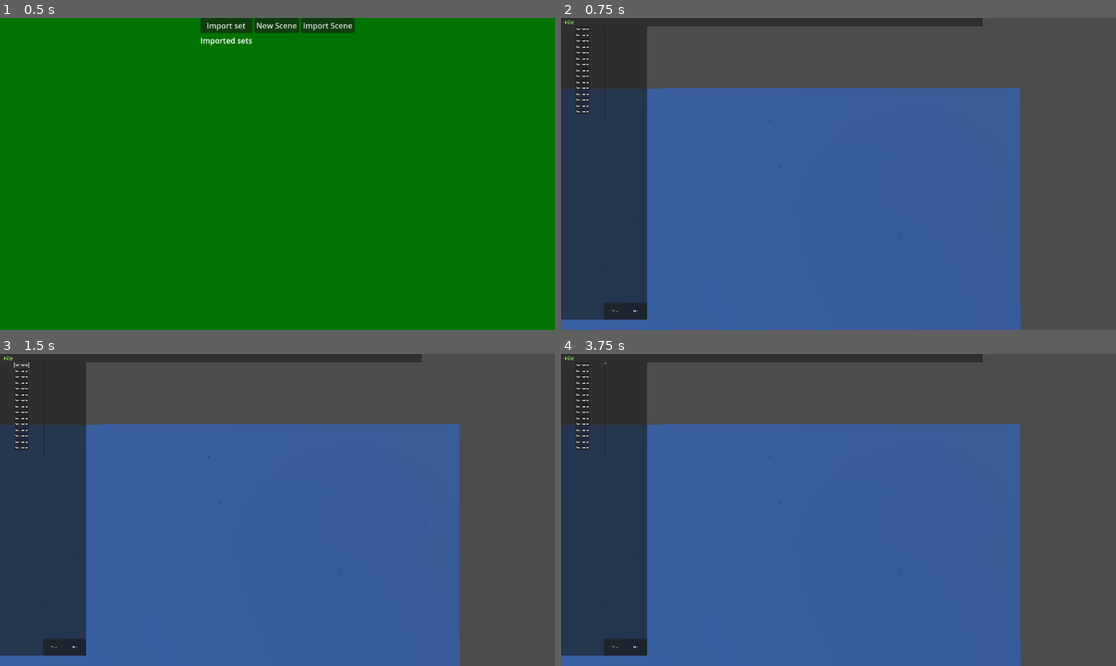
Above: before the commit, frames 1-4 (two rows, left to right).
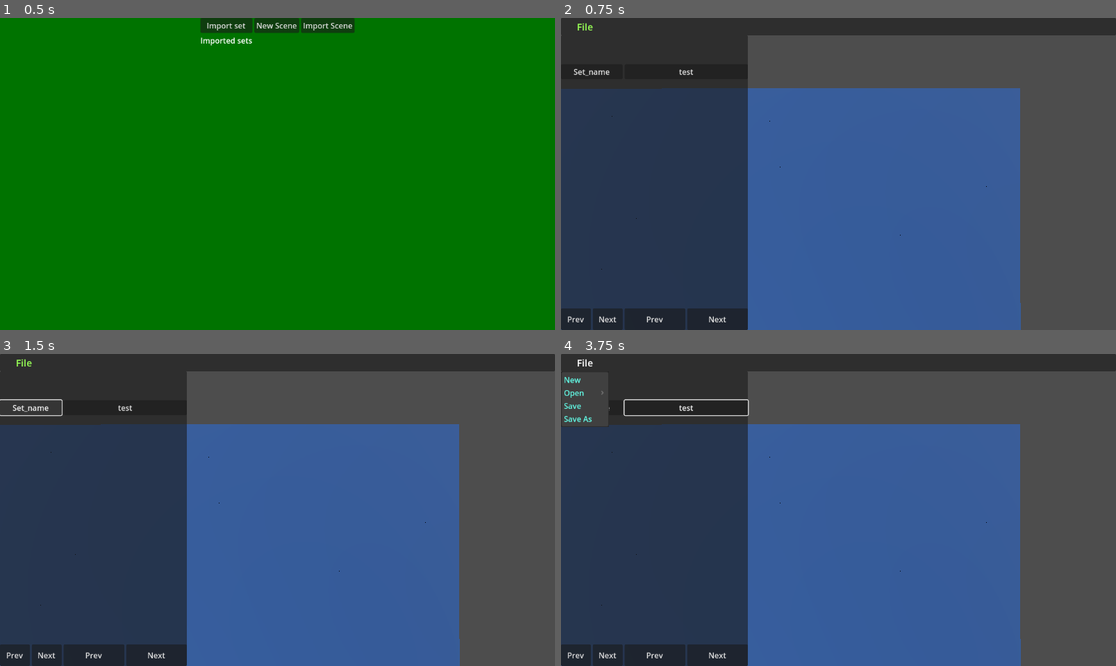
Above: after the commit, the same moments.

Repository: niel/DungeonPlanner
Game: Godot game, scene res://Scenes/UI/MainMenu/MainMenu.tscn
Two runs of this game, one before a commit and one after it. Both use one fixed random seed, a clock stepped at 60 frames per second and the inputs below.
Inputs (mouse positions are in pixels of both pictures, inside the frame that each line leads up to):
- Up to frame 1 (0.5 s): no input
- Up to frame 2 (0.75 s): click "New Scene" at 0.5 s
- Up to frame 3 (1.5 s): click "Set_name" at 1.25 s
- Up to frame 4 (3.75 s): click (577, 656) at 2 s, where only the run after the commit has a clickable "Prev"; click (688, 407) at 2.75 s, where only the run after the commit has a clickable "test"; click (605, 363) at 3.52 s

Frame 1 is identical in both runs. In frame 2, 22% of the frame differs, in the area x 0-100%, y 0-100%; in frame 3, 22%; in frame 4, 22%.
Error in both runs: Out of bounds get index '0' (on base: 'Array') (res://Scripts/UI/PlannerUI.gd:34)

Commit message:
Redo scene planner UI

Diff:
--- a/Scenes/PlannerScene.tscn
+++ b/Scenes/PlannerScene.tscn
@@ -29,12 +29,10 @@
 size = 65.0
 
 [node name="CanvasLayer" type="CanvasLayer" parent="."]
-scale = Vector2(0.37, 0.37)
-transform = Transform2D(0.37, 0, 0, 0.37, 0, 0)
 follow_viewport_enabled = true
 
 [node name="PlannerUI" parent="CanvasLayer" instance=ExtResource("6_3i8v2")]
-mouse_filter = 1
+unique_name_in_owner = true
 
 [connection signal="rotate_left" from="InputListener" to="Board" method="on_context_updated"]
 [connection signal="rotate_right" from="InputListener" to="Board" method="on_context_updated"]
--- a/Scenes/UI/PlannerUI.tscn
+++ b/Scenes/UI/PlannerUI.tscn
@@ -7,39 +7,33 @@
 [ext_resource type="Script" uid="uid://bg6kv52sn6wvy" path="res://Scripts/UI/FileButton.gd" id="3_cr31u"]
 [ext_resource type="PackedScene" uid="uid://cwjg548hsv7kc" path="res://Scenes/UI/SaveAsDialog.tscn" id="4_v7e5h"]
 
-[node name="PlannerUI" type="Control"]
-layout_mode = 3
-anchor_right = 0.333
-anchor_bottom = 2.745
-offset_right = 2116.38
-offset_bottom = 1.24011
+[node name="PlannerUI" type="VBoxContainer"]
+anchors_preset = 15
+anchor_right = 1.0
+anchor_bottom = 1.0
 grow_horizontal = 2
 grow_vertical = 2
+theme_override_constants/separation = 0
 script = ExtResource("1_wubfe")
 
 [node name="Top" type="MarginContainer" parent="."]
-layout_mode = 0
-offset_right = 2500.0
-offset_bottom = 50.0
+layout_mode = 2
+size_flags_vertical = 0
 
 [node name="Panel" type="Panel" parent="Top"]
 layout_mode = 2
 
 [node name="MenuBar" type="MenuBar" parent="Top"]
+custom_minimum_size = Vector2(0, 36)
 layout_mode = 2
+size_flags_vertical = 0
 theme = ExtResource("2_ock22")
 
 [node name="FileButton" type="MenuButton" parent="Top/MenuBar"]
-custom_minimum_size = Vector2(100, 0)
-layout_mode = 1
-anchors_preset = 4
-anchor_top = 0.5
-anchor_bottom = 0.5
-offset_top = -16.0
-offset_right = 50.0
-offset_bottom = 16.0
-grow_vertical = 2
-theme_override_font_sizes/font_size = 32
+layout_mode = 0
+offset_right = 100.0
+offset_bottom = 36.0
+theme_override_font_sizes/font_size = 20
 text = "File"
 text_overrun_behavior = 3
 script = ExtResource("3_cr31u")
@@ -48,55 +42,22 @@
 visible = false
 
 [node name="Left" type="MarginContainer" parent="."]
-layout_mode = 0
-offset_top = 50.0
-offset_right = 512.0
-offset_bottom = 1789.0
+layout_mode = 2
+size_flags_horizontal = 0
+size_flags_vertical = 3
 metadata/_edit_use_anchors_ = true
 
 [node name="Background" type="Panel" parent="Left"]
-custom_minimum_size = Vector2(256, 0)
 layout_mode = 2
 
-[node name="HSplitContainer" type="HSplitContainer" parent="Left"]
+[node name="HSplitContainer" type="HBoxContainer" parent="Left"]
 layout_mode = 2
-split_offset = 256
-dragger_visibility = 2
+size_flags_horizontal = 0
 
-[node name="LeftColumn" type="VSplitContainer" parent="Left/HSplitContainer"]
-layout_mode = 2
-dragger_visibility = 2
-
-[node name="SetSelectorControl" parent="Left/HSplitContainer/LeftColumn" instance=ExtResource("3_51qet")]
+[node name="SetSelectorControl" parent="Left/HSplitContainer" instance=ExtResource("3_51qet")]
+unique_name_in_owner = true
 layout_mode = 2
 
-[node name="TileSelectorContainer" type="VSplitContainer" parent="Left/HSplitContainer"]
+[node name="TileSelectorControl" parent="Left/HSplitContainer" instance=ExtResource("1_p3h20")]
+unique_name_in_owner = true
 layout_mode = 2
-split_offset = 1500
-collapsed = true
-dragger_visibility = 2
-metadata/_edit_use_anchors_ = true
-
-[node name="TileSelectorControl" parent="Left/HSplitContainer/TileSelectorContainer" instance=ExtResource("1_p3h20")]
-layout_mode = 2
-
-[node name="HSplitContainer" type="HSplitContainer" parent="Left/HSplitContainer/TileSelectorContainer"]
-layout_mode = 2
-split_offset = 128
-dragger_visibility = 2
-
-[node name="Previous" type="Button" parent="Left/HSplitContainer/TileSelectorContainer/HSplitContainer"]
-custom_minimum_size = Vector2(0, 100)
-layout_mode = 2
-text = "Prev"
-text_overrun_behavior = 3
-
-[node name="Next" type="Button" parent="Left/HSplitContainer/TileSelectorContainer/HSplitContainer"]
-custom_minimum_size = Vector2(0, 100)
-layout_mode = 2
-text = "Next
-"
-text_overrun_behavior = 3
-
-[connection signal="pressed" from="Left/HSplitContainer/TileSelectorContainer/HSplitContainer/Previous" to="." method="_on_previous_pressed"]
-[connection signal="pressed" from="Left/HSplitContainer/TileSelectorContainer/HSplitContainer/Next" to="." method="_on_next_pressed"]
--- a/Scenes/UI/SetSelector.tscn
+++ b/Scenes/UI/SetSelector.tscn
@@ -2,19 +2,35 @@
 
 [ext_resource type="Script" uid="uid://bhemn6kltg346" path="res://Scripts/UI/SetSelector.gd" id="1_v45t2"]
 
-[node name="SetSelectorControl" type="Control"]
-layout_mode = 3
-anchors_preset = 0
+[node name="SetSelectorControl" type="VBoxContainer"]
+custom_minimum_size = Vector2(128, 0)
 script = ExtResource("1_v45t2")
+margin = null
 
-[node name="SetSelector" type="MarginContainer" parent="."]
-layout_mode = 1
-anchors_preset = 15
-anchor_right = 1.0
-anchor_bottom = 1.0
-grow_horizontal = 2
-grow_vertical = 2
+[node name="Sets" type="VBoxContainer" parent="."]
+unique_name_in_owner = true
+layout_mode = 2
+size_flags_vertical = 3
 
-[node name="Sets" type="VBoxContainer" parent="SetSelector"]
+[node name="PageControl" type="HBoxContainer" parent="."]
 layout_mode = 2
-size_flags_horizontal = 4
+alignment = 1
+
+[node name="Previous" type="Button" parent="PageControl"]
+custom_minimum_size = Vector2(0, 45)
+layout_mode = 2
+size_flags_horizontal = 3
+text = "Prev"
+text_overrun_behavior = 3
+
+[node name="Next" type="Button" parent="PageControl"]
+custom_minimum_size = Vector2(0, 45)
+layout_mode = 2
+size_flags_horizontal = 3
+text = "Next
+"
+text_overrun_behavior = 3
+
+[connection signal="resized" from="Sets" to="." method="on_first_resize"]
+[connection signal="pressed" from="PageControl/Previous" to="." method="_on_previous_pressed"]
+[connection signal="pressed" from="PageControl/Next" to="." method="_on_next_pressed"]
--- a/Scenes/UI/Tile.tscn
+++ b/Scenes/UI/Tile.tscn
@@ -8,17 +8,18 @@
 anchor_top = 0.5
 anchor_right = 0.5
 anchor_bottom = 0.5
-offset_left = -132.0
-offset_top = -132.0
-offset_right = 132.0
-offset_bottom = 132.0
+offset_left = -576.0
+offset_top = -324.0
+offset_right = -568.0
+offset_bottom = -293.0
 grow_horizontal = 2
 grow_vertical = 2
 script = ExtResource("1_p3xo4")
 
 [node name="Button" type="Button" parent="."]
 layout_mode = 2
-size_flags_horizontal = 4
 size_flags_vertical = 4
+text = "test"
+text_overrun_behavior = 3
 
 [connection signal="pressed" from="Button" to="." method="_on_button_pressed"]
--- a/Scenes/UI/TileSelector.tscn
+++ b/Scenes/UI/TileSelector.tscn
@@ -2,26 +2,39 @@
 
 [ext_resource type="Script" uid="uid://uljxkrg4x2hn" path="res://Scripts/UI/TileSelector.gd" id="1_y6b30"]
 
-[node name="TileSelectorControl" type="Control"]
+[node name="TileSelectorControl" type="VBoxContainer"]
 custom_minimum_size = Vector2(256, 0)
-layout_mode = 3
-anchors_preset = 4
-anchor_top = 0.5
-anchor_bottom = 0.5
 offset_right = 256.0
-grow_vertical = 2
+offset_bottom = 49.0
 size_flags_horizontal = 3
 size_flags_vertical = 3
 script = ExtResource("1_y6b30")
 
-[node name="TileSelector" type="MarginContainer" parent="."]
-layout_mode = 1
-anchors_preset = 15
-anchor_right = 1.0
-anchor_bottom = 1.0
-grow_horizontal = 2
-grow_vertical = 2
+[node name="Tiles" type="VBoxContainer" parent="."]
+unique_name_in_owner = true
+layout_mode = 2
+size_flags_vertical = 3
+theme_override_constants/separation = 4
 
-[node name="Tiles" type="VBoxContainer" parent="TileSelector"]
+[node name="PageControl" type="HBoxContainer" parent="."]
 layout_mode = 2
-size_flags_horizontal = 0
+alignment = 1
+
+[node name="Previous" type="Button" parent="PageControl"]
+custom_minimum_size = Vector2(0, 45)
+layout_mode = 2
+size_flags_horizontal = 3
+text = "Prev"
+text_overrun_behavior = 3
+
+[node name="Next" type="Button" parent="PageControl"]
+custom_minimum_size = Vector2(0, 45)
+layout_mode = 2
+size_flags_horizontal = 3
+text = "Next
+"
+text_overrun_behavior = 3
+
+[connection signal="resized" from="Tiles" to="." method="on_first_resize"]
+[connection signal="pressed" from="PageControl/Previous" to="." method="go_to_previous_page"]
+[connection signal="pressed" from="PageControl/Next" to="." method="go_to_next_page"]
--- a/Scripts/PlanningScene.gd
+++ b/Scripts/PlanningScene.gd
@@ -1,12 +1,9 @@
 extends Node
-
-const UI_SCALE = 0.00054
 
 var saveManager: SaveManager = SaveManager.new()
 var viewport
 @onready var board = $Board
-@onready var uiCanvas = $CanvasLayer
-@onready var plannerUI = $CanvasLayer/PlannerUI
+@onready var plannerUI = $%PlannerUI
 @onready var inputListener = $InputListener
 
 func _ready():
@@ -20,12 +17,7 @@
   print(saveManager.sceneNames)
   plannerUI.set_save_names(saveManager.sceneNames)
   viewport = get_viewport()
-  viewport.size_changed.connect(resize_ui)
-  resize_ui()
-
-func resize_ui():
-  uiCanvas.transform.x = Vector2(viewport.size[1] * UI_SCALE, 0)
-  uiCanvas.transform.y = Vector2(0, viewport.size[1] * UI_SCALE)
+  viewport.size_changed.connect(on_viewport_resized)
 
 func new_scene():
   var newScene = SceneData.new()
@@ -41,3 +33,6 @@
   var sceneData = saveManager.load_scene_from_user(scene_name)
   SceneContext.set_current_scene(sceneData)
   board.load_scene(sceneData)
+
+func on_viewport_resized():
+  plannerUI.on_viewport_resized(viewport.size)
--- a/Scripts/UI/PlannerUI.gd
+++ b/Scripts/UI/PlannerUI.gd
@@ -1,4 +1,4 @@
-extends Node
+extends VBoxContainer
 
 class UIContext:
   var currentScene: String = ""
@@ -13,8 +13,8 @@
 var resources: TileResources
 var saveNames: Array[String] = []
 
-@onready var tileSelectorUI = $Left/HSplitContainer/TileSelectorContainer/TileSelectorControl
-@onready var setSelectorUI = $Left/HSplitContainer/LeftColumn/SetSelectorControl
+@onready var tileSelectorUI = $%TileSelectorControl
+@onready var setSelectorUI = $%SetSelectorControl
 @onready var menuBar = $Top/MenuBar
 
 @onready var fileButton = $Top/MenuBar/FileButton
@@ -47,12 +47,6 @@
 func show_save_as_dialog():
   saveAsDialog.visible = true
 
-func _on_previous_pressed():
-  tileSelectorUI.go_to_previous_page()
-
-func _on_next_pressed():
-  tileSelectorUI.go_to_next_page()
-
 func _on_file_new():
   context.currentScene = ""
   new_scene.emit()
@@ -72,3 +66,6 @@
   save_current_scene.emit(context.currentScene)
   saveNames.append(sceneName)
   fileButton.set_saves(saveNames)
+
+func on_viewport_resized(newSize: Vector2):
+    tileSelectorUI.on_viewport_resized(newSize)
--- a/Scripts/UI/SetSelector.gd
+++ b/Scripts/UI/SetSelector.gd
@@ -1,47 +1,112 @@
-extends Control
-
-class SetViewModel:
-  var index: int
-  var tileSet: DragonbiteTileSet
+extends VBoxContainer
 
 signal set_selected(set: DragonbiteTileSet)
 
 const setButtonScene = preload ("res://Scenes/UI/SetButton.tscn")
 const setCount = 15
 
+var currentPage: int = 0
+var numberOfSetButtons: int = 0
 var selectableSets: Array = []
 var setViewModels = []
-
-@onready var setContainer = $SetSelector/Sets
+var setContainer: VBoxContainer
+@export var margin: int = 81
 
 func _ready():
-  for i in range(setCount):
+  setContainer = $Sets
+  for i in range(numberOfSetButtons):
     var setVm = SetViewModel.new()
     setVm.index = i
-    setVm.tileSet = null
     setViewModels.append(setVm)
+    add_set_button(i)
 
-    var setButton = setButtonScene.instantiate()
-    setButton.index = i
-    setButton.set_button_pressed.connect(_on_button_pressed)
-    setContainer.add_child(setButton)
+func add_set_button(index: int):
+  var setButton = setButtonScene.instantiate()
+  setButton.index = index
+  setButton.set_button_pressed.connect(_on_button_pressed)
+  setContainer.add_child(setButton)
 
 func set_selectable_sets(sets: Array):
   selectableSets = sets
   update_view_models()
 
 func update_view_models():
-  for i in range(setCount):
+  # Add view models if necessary
+  if numberOfSetButtons > setViewModels.size():
+    for i in range(setViewModels.size(), numberOfSetButtons):
+      var setVm = SetViewModel.new()
+      setVm.index = i
+      setViewModels.append(setVm)
+  # Remove extra view models
+  if numberOfSetButtons < setViewModels.size():
+    setViewModels.resize(numberOfSetButtons)
+
+  if selectableSets.size() == 0:
+    for i in range(numberOfSetButtons - 1):
+      setViewModels[i].hidden = true
+    update_buttons()
+    return
+  for i in range(numberOfSetButtons):
     var setVm = setViewModels[i]
-    setVm.index = i
-    setVm.tileSet = selectableSets[i % selectableSets.size()]
+    var setIdx = i + (currentPage * numberOfSetButtons)
+    if setIdx >= selectableSets.size():
+      setVm.hidden = true
+      continue
+    setVm.hidden = false
+    setVm.tileSet = selectableSets[setIdx]
   update_buttons()
 
 func update_buttons():
-  for i in range(setCount):
-    var currentVm = setViewModels[i]
-    var setButton = setContainer.get_child(i)
-    setButton.set_text(currentVm.tileSet.name)
+  # Add/remove buttons if necessary
+  var difference = setContainer.get_child_count() - numberOfSetButtons
+  if difference < 0:
+    for i in range(setContainer.get_child_count(), numberOfSetButtons):
+      add_set_button(i)
+    difference = 0
+  elif difference > 0:
+    for i in range(setContainer.get_child_count() - 1, numberOfSetButtons - 1, -1):
+      setContainer.get_child(i).queue_free()
+
+  # Difference is set to 0 above so the array index doesn't go out of bounds
+  for i in range(setContainer.get_child_count() - difference):
+    setContainer.get_child(i).update_state(setViewModels[i])
 
 func _on_button_pressed(setIndex: int):
   set_selected.emit(setViewModels[setIndex].tileSet)
+
+func number_of_pages() -> int:
+  var pages: int = selectableSets.size() / numberOfSetButtons
+  if selectableSets.size() % numberOfSetButtons > 0:
+    return pages + 1
+  return pages
+
+func go_to_previous_page():
+  currentPage -= 1
+  if currentPage < 0:
+    currentPage = number_of_pages() - 1
+  update_view_models()
+
+func go_to_next_page():
+  currentPage += 1
+  if currentPage >= number_of_pages():
+    currentPage = 0
+  update_view_models()
+
+func on_first_resize():
+  calculate_number_of_tiles(setContainer.size.y)
+  update_view_models()
+  setContainer.resized.disconnect(on_first_resize)
+
+func on_viewport_resized(newSize: Vector2):
+  calculate_number_of_tiles(newSize.y - margin)
+  update_view_models()
+
+func calculate_number_of_tiles(targetSize: float = 0):
+  var baseSet = setButtonScene.instantiate()
+  print("Set size: ", baseSet.size, " separator size: ", setContainer.get_theme_constant("separation"), " Set container size: ", setContainer.size)
+  var newNumberOfSets = int((targetSize - baseSet.size.y) / (baseSet.size.y + setContainer.get_theme_constant("separation"))) + 1
+  print("Calculated number of sets: ", newNumberOfSets)
+  if newNumberOfSets != numberOfSetButtons:
+    numberOfSetButtons = newNumberOfSets
+    currentPage = 0
+    update_view_models()
--- a/Scripts/UI/SetSelectorButton.gd
+++ b/Scripts/UI/SetSelectorButton.gd
@@ -1,10 +1,18 @@
 extends MarginContainer
 
-var index = 0
 signal set_button_pressed(int)
 
-func set_text(newText: String):
-  $Button.text = newText
+var index = 0
+
+func update_state(setVm: SetViewModel):
+  if setVm.hidden:
+    $Button.visible = false
+  else:
+    $Button.visible = true
+    index = setVm.index
+    $Button.disabled = false
+    $Button.tooltip_text = setVm.tileSet.name
+    $Button.text = setVm.tileSet.name
 
 func _on_button_pressed():
   set_button_pressed.emit(index)
--- /dev/null
+++ b/Scripts/UI/SetViewModel.gd
@@ -0,0 +1,6 @@
+class_name SetViewModel
+extends RefCounted
+
+var index: int
+var tileSet: DragonbiteTileSet
+var hidden: bool = false
--- a/Scripts/UI/TileSelector.gd
+++ b/Scripts/UI/TileSelector.gd
@@ -1,37 +1,55 @@
-extends Control
+extends VBoxContainer
 
 signal tile_selected(tile: Tile)
 
 const tileUi = preload("res://Scenes/UI/Tile.tscn")
-const numberOfTiles = 47
 
+var currentPage: int = 0
+var numberOfTileButtons = 0
 var selectedSet: DragonbiteTileSet
-var currentPage: int = 0
+var tileContainer: VBoxContainer
 var tileViewModels = []
-
-@onready var tileContainer = $TileSelector/Tiles
+@export var margin: int = 81
 
 func _ready():
-  for i in range(numberOfTiles):
+  tileContainer = $%Tiles
+  print("Number of tile buttons: ", numberOfTileButtons)
+  for i in range(numberOfTileButtons):
     var tileVM = TileViewModel.new()
     tileVM.index = i
     tileViewModels.append(tileVM)
+    add_tile_button(i)
 
-    var tileButton = tileUi.instantiate()
-    tileButton.index = i
-    tileButton.tile_pressed.connect(_on_button_pressed)
-    tileContainer.add_child(tileButton)
+func add_tile_button(index: int):
+  var tileButton = tileUi.instantiate()
+  tileButton.index = index
+  tileButton.tile_pressed.connect(_on_button_pressed)
+  tileContainer.add_child(tileButton)
 
 func set_selected_set(tileSet: DragonbiteTileSet):
   selectedSet = tileSet
   currentPage = 0
   update_view_models()
-  update_buttons()
 
 func update_view_models():
-  for i in range(numberOfTiles):
+  # Add view models if necessary
+  if numberOfTileButtons > tileViewModels.size():
+    for i in range(tileViewModels.size(), numberOfTileButtons):
+      var tileVM = TileViewModel.new()
+      tileVM.index = i
+      tileViewModels.append(tileVM)
+  # Remove extra view models
+  if numberOfTileButtons < tileViewModels.size():
+    tileViewModels.resize(numberOfTileButtons)
+
+  if selectedSet == null:
+    for i in range(numberOfTileButtons - 1):
+      tileViewModels[i].hidden = true
+    update_buttons()
+    return
+  for i in range(numberOfTileButtons):
     var tileVM = tileViewModels[i]
-    var tileIdx = i + (currentPage * numberOfTiles)
+    var tileIdx = i + (currentPage * numberOfTileButtons)
     if tileIdx >= selectedSet.get_size():
       tileVM.hidden = true
       continue
@@ -40,16 +58,26 @@
   update_buttons()
 
 func update_buttons():
-  for i in range(numberOfTiles):
-    var tileNode = tileContainer.get_child(i)
-    tileNode.update_state(tileViewModels[i])
+  # Add/remove buttons if necessary
+  var difference = tileContainer.get_child_count() - numberOfTileButtons
+  if difference < 0:
+    for i in range(tileContainer.get_child_count(), numberOfTileButtons):
+      add_tile_button(i)
+    difference = 0
+  elif difference > 0:
+    for i in range(tileContainer.get_child_count() - 1, numberOfTileButtons - 1, -1):
+      tileContainer.get_child(i).queue_free()
+
+  # Difference is set to 0 above so the array index doesn't go out of bounds
+  for i in range(tileContainer.get_child_count() - difference):
+    tileContainer.get_child(i).update_state(tileViewModels[i])
 
 func _on_button_pressed(index: int):
   tile_selected.emit(tileViewModels[index].tile)
 
 func number_of_pages() -> int:
-  var pages: int = selectedSet.get_size() / numberOfTiles
-  if selectedSet.get_size() % numberOfTiles > 0:
+  var pages: int = selectedSet.get_size() / numberOfTileButtons
+  if selectedSet.get_size() % numberOfTileButtons > 0:
     return pages + 1
   return pages
 
@@ -64,3 +92,22 @@
   if currentPage >= number_of_pages():
     currentPage = 0
   update_view_models()
+
+func on_first_resize():
+  calculate_number_of_tiles(tileContainer.size.y)
+  update_view_models()
+  tileContainer.resized.disconnect(on_first_resize)
+
+func on_viewport_resized(newSize: Vector2):
+  calculate_number_of_tiles(newSize.y - margin)
+  update_view_models()
+
+func calculate_number_of_tiles(targetSize: float = 0):
+  var baseTile = tileUi.instantiate()
+  print("Tile size: ", baseTile.size, " separator size: ", tileContainer.get_theme_constant("separation"), " Tile container size: ", tileContainer.size)
+  var newNumberOfTiles = int((targetSize - baseTile.size.y) / (baseTile.size.y + tileContainer.get_theme_constant("separation"))) + 1
+  print("Calculated number of tiles: ", newNumberOfTiles)
+  if newNumberOfTiles != numberOfTileButtons:
+    numberOfTileButtons = newNumberOfTiles
+    currentPage = 0
+    update_view_models()
--- a/Scripts/UI/TileSelectorButton.gd
+++ b/Scripts/UI/TileSelectorButton.gd
@@ -1,7 +1,8 @@
 extends MarginContainer
 
+signal tile_pressed(int)
+
 var index = 0
-signal tile_pressed(int)
 
 func update_state(tileVM: TileViewModel):
   if tileVM.hidden:
@@ -14,4 +15,4 @@
     $Button.text = tileVM.tile.name
 
 func _on_button_pressed():
-  emit_signal("tile_pressed", index)
+  tile_pressed.emit(index)
